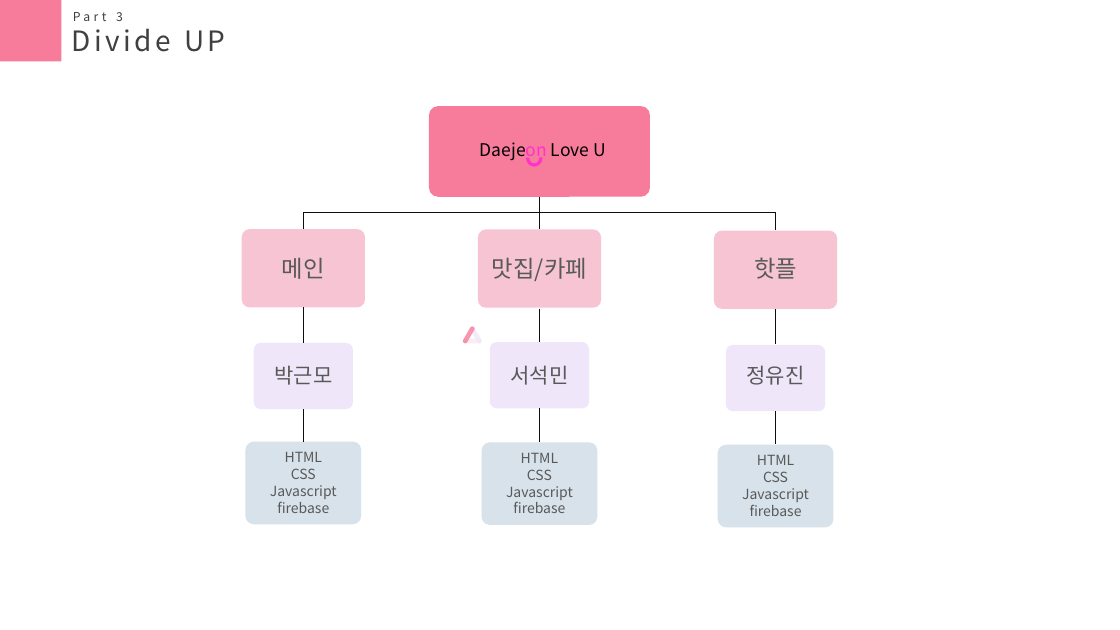
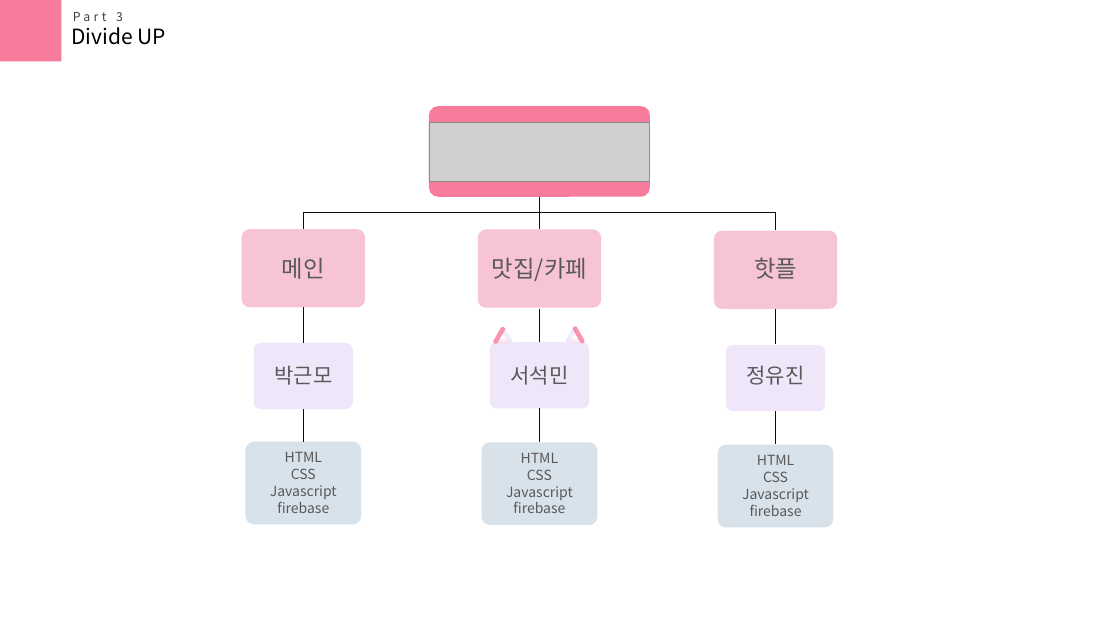
Before and after one commit to seasukmin/DateTeam, a slide deck: slide 8 of 박근모 - 메인/ppt.pptx (slide 11 before the commit). Drawn at 1120x630 pixels with LibreOffice and Linux fonts; fonts in the diff are those of the drawing; grey boxes stand for pictures. Boxes give left, top, right and bottom in pixels: in the first picture for what was removed or moved away, otherwise in the second. Text is boxed around its words. In the diff, an @@ line names an element or a change of style, - is before the commit and + after.

```diff
--- a/박근모 - 메인/ppt.pptx
+++ b/박근모 - 메인/ppt.pptx
@@ text "Divide UP" at (71, 27, 166, 45): size 24 to 18 pt, text colour #404040 to #000000, letter spacing 3 to 0 pt @@
@@ text removed at (480, 142, 606, 162) @@
-Daejeon Love U
@@ arch (boxed as its full ring) removed at (526, 149, 543, 167) @@
@@ group added at (429, 123, 650, 345): 3 rounded rectangles, 1 picture @@
@@ rounded rectangle at (565, 326, 578, 345): mirrored; rotation 60 to 300 degrees @@
@@ rounded rectangle at (572, 326, 586, 345): mirrored; rotation 300 to 60 degrees @@
@@ rounded rectangle: place and size @@
-rounded rectangle at (463, 339, 481, 344)
+rounded rectangle at (566, 339, 585, 344)
@@ rounded rectangle at (566, 339, 585, 344): mirrored @@
```
Also in this commit, not shown: 7 other slides changed, 4 slides removed, 5 other files.
